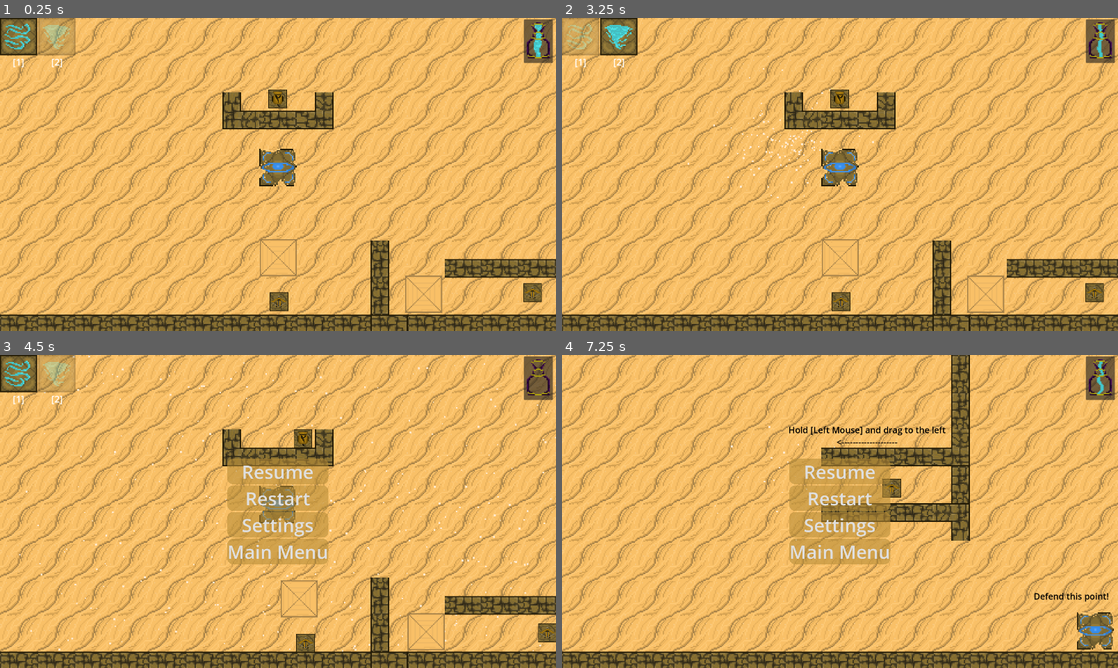
Above: before the commit, frames 1-4 (two rows, left to right).
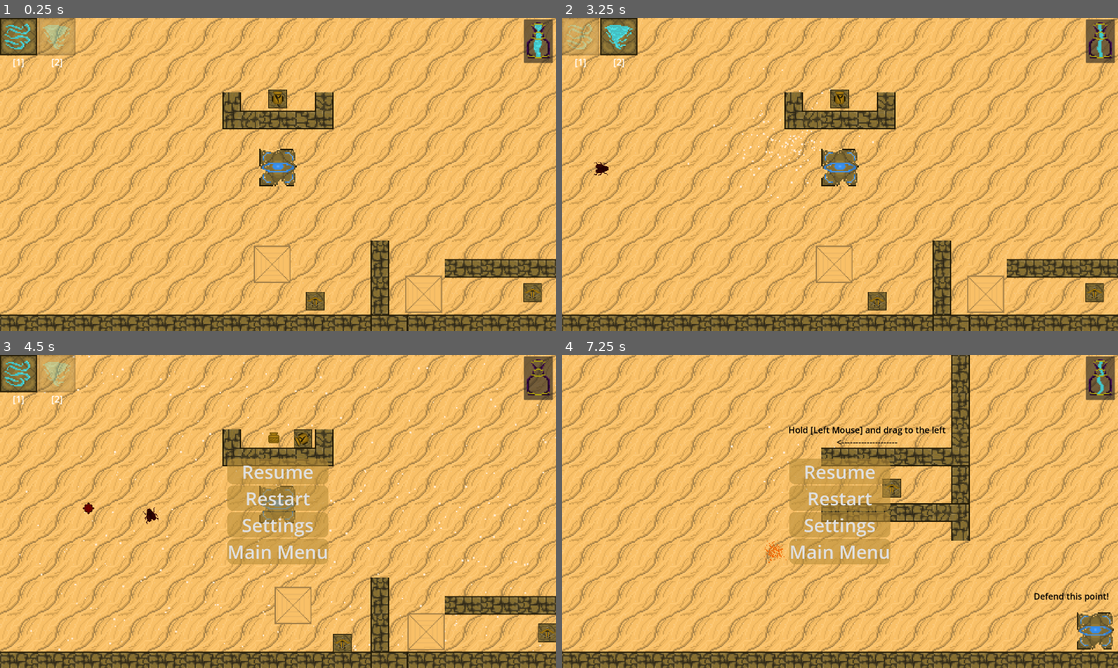
Above: after the commit, the same moments.

Repository: Kaczs/school-jam
Game: Godot game, scene res://Scenes/Levels/level4.tscn
Two runs of this game, one before a commit and one after it. Both use one fixed random seed, a clock stepped at 60 frames per second and the inputs below. This scene is started directly instead of the project's main scene. The engine's default icon, where the game draws it, is replaced by a stand-in: a white triangle on a blue panel in a dark square.
Inputs (mouse positions are in pixels of both pictures, inside the frame that each line leads up to):
- Up to frame 1 (0.25 s): no input
- Up to frame 2 (3.25 s): click (840, 99) at 0.52 s; move the mouse to (962, 158) at 1.27 s; tap 2 (global_wind) at 1.35, 3.05 s; click (962, 158) at 1.42 s; tap 1 (local_wind) at 1.55 s; drag from (728, 190) to (840, 99) at 2.02 s; move the mouse to (895, 105) at 2.77 s; press the mouse at (895, 105) at 2.78 s
- Up to frame 3 (4.5 s): release the mouse at (333, 442) at 3.5 s; drag from (250, 574) to (533, 630) at 3.52 s; move the mouse to (444, 558) at 4.27 s; press the mouse at (444, 558) at 4.28 s; hold Escape (UI_Back) from 4.28 s (still down); tap 1 (local_wind) at 4.35 s
- Up to frame 4 (7.25 s): release Escape (UI_Back) at 5 s; release the mouse at (1006, 558) at 5 s; click "Restart" at 5 s; drag from (673, 464) to (778, 486) at 5.77 s; move the mouse to (867, 511) at 6.52 s; hold Escape (UI_Back) from 6.53 s (still down); tap 2 (global_wind) at 6.6 s; click (867, 511) at 6.67 s; tap 1 (local_wind) at 6.8 s

The runs differ from the first frame. In frame 1, 0.7% of the frame differs, in the area x 45-59%, y 70-94%; in frame 2, 0.8%; in frame 3, 1.0%, in the area x 14-64%, y 24-95%; in frame 4, less than 0.1%.

Commit message:
artillery shells target readjustment via wind

Diff:
--- a/Scenes/Levels/level4.tscn
+++ b/Scenes/Levels/level4.tscn
@@ -43,8 +43,9 @@
 spawn_rate = 2.0
 metadata/_custom_type_script = "uid://bvjbq0juon6qg"
 
-[node name="level4" type="Node2D" unique_id=1781606394]
+[node name="level4" type="Node2D" unique_id=1781606394 node_paths=PackedStringArray("spawners")]
 script = ExtResource("1_lmqgw")
+spawners = [NodePath("EnemySpawner"), NodePath("EnemySpawner2")]
 
 [node name="GroundLayer" type="TileMapLayer" parent="." unique_id=230203217]
 z_index = -2
@@ -73,7 +74,7 @@
 position = Vector2(960, 272)
 
 [node name="MovableBox" parent="NavigationRegion2D" unique_id=1672531924 instance=ExtResource("7_c346c")]
-position = Vector2(962, 820)
+position = Vector2(941, 843)
 
 [node name="MovableBox2" parent="NavigationRegion2D" unique_id=452625989 instance=ExtResource("7_c346c")]
 position = Vector2(1464, 946)
@@ -82,7 +83,7 @@
 position = Vector2(1840, 941)
 
 [node name="BallistaTower2" parent="NavigationRegion2D" unique_id=837068973 instance=ExtResource("12_c346c")]
-position = Vector2(964, 972)
+position = Vector2(1089, 970)
 
 [node name="UI" parent="." unique_id=1189717003 instance=ExtResource("5_46s4o")]
 
--- /dev/null
+++ b/Scenes/artillery_marker.tscn
@@ -0,0 +1,17 @@
+[gd_scene format=3 uid="uid://bit7y8bhx05py"]
+
+[ext_resource type="Script" uid="uid://lohqncrs42ky" path="res://Scripts/artillery_marker.gd" id="1_7blbt"]
+[ext_resource type="Texture2D" uid="uid://drrtotvjdfyil" path="res://Assets/Sprites/RingAttackTower.png" id="1_urdo6"]
+
+[node name="ArtilleryMarker" type="Node2D" unique_id=1232935736]
+script = ExtResource("1_7blbt")
+
+[node name="Sprite2D" type="Sprite2D" parent="." unique_id=1761437921]
+modulate = Color(0.6170686, 0.010679106, 0, 1)
+scale = Vector2(0.5, 0.5)
+texture = ExtResource("1_urdo6")
+
+[node name="Timer" type="Timer" parent="." unique_id=981147812]
+wait_time = 3.0
+
+[connection signal="timeout" from="Timer" to="." method="_on_timer_timeout"]
--- a/Scenes/artillery_projectile.gd
+++ b/Scenes/artillery_projectile.gd
@@ -2,24 +2,34 @@
 extends RigidBody2D
 @export var speed:float = 50
 @export var damage = 50
+var cancel_speed := false
+@onready var marker_scene = preload("res://Scenes/artillery_marker.tscn")
 @onready var animated_sprite:AnimatedSprite2D = $AnimatedSprite2D
 @onready var timer:Timer = $Timer
 @onready var explosion_area:Area2D = $ExpolsionArea
 @onready var explosion_particles:GPUParticles2D = $ExplosionParticles
 var target_last_pos := Vector2()
 var target:RigidBody2D
+var marker:Node2D
 
 func _ready():
 	if animated_sprite != null:
 		animated_sprite.play()
 	timer.start()
+	marker = marker_scene.instantiate()
+	get_tree().get_root().add_child(marker)
+	marker.global_position = target_last_pos
+
+func hit_by_wind():
+	cancel_speed = true
 
 func _physics_process(_delta:float):
-	if target_last_pos != null:
-		var direction = global_position.direction_to(target_last_pos)
-		apply_central_force(direction * speed)
-	if global_position.distance_to(target_last_pos) <= 10:
-		explode()
+	if cancel_speed == false:
+		if target_last_pos != null:
+			var direction = global_position.direction_to(target_last_pos)
+			apply_central_force(direction * speed)
+		if global_position.distance_to(target_last_pos) <= 10:
+			explode()
 
 func assign_target(body:RigidBody2D):
 	target = body
@@ -43,6 +53,7 @@
 			health.take_damage(damage)
 	explosion_particles.reparent(get_tree().get_root())
 	explosion_particles.emitting = true
+	marker.queue_free()
 	queue_free()
 
 # If it takes too long to reach it's point
--- a/Scenes/artillery_projectile.tscn
+++ b/Scenes/artillery_projectile.tscn
@@ -3,6 +3,21 @@
 [ext_resource type="Script" uid="uid://tdk4so4entgr" path="res://Scenes/artillery_projectile.gd" id="1_yn4mh"]
 [ext_resource type="Texture2D" uid="uid://g3ntafeflw0k" path="res://Assets/Sprites/BombAttackProjectile-Sheet.png" id="2_yn4mh"]
 [ext_resource type="PackedScene" uid="uid://tyig0pvks8tv" path="res://Scenes/wind_component.tscn" id="3_yn4mh"]
+
+[sub_resource type="ParticleProcessMaterial" id="ParticleProcessMaterial_yn4mh"]
+lifetime_randomness = 0.5
+particle_flag_disable_z = true
+emission_shape = 1
+emission_sphere_radius = 30.0
+spread = 180.0
+initial_velocity_min = 100.0
+initial_velocity_max = 150.0
+gravity = Vector3(0, 0, 0)
+scale_min = 3.0
+scale_max = 3.0
+color = Color(0.95048946, 0.4016842, 0, 1)
+hue_variation_min = -2.2351742e-08
+hue_variation_max = -2.2351742e-08
 
 [sub_resource type="AtlasTexture" id="AtlasTexture_nxytx"]
 atlas = ExtResource("2_yn4mh")
@@ -46,26 +61,6 @@
 [sub_resource type="CircleShape2D" id="CircleShape2D_yn4mh"]
 radius = 130.0
 
-[sub_resource type="Gradient" id="Gradient_yn4mh"]
-offsets = PackedFloat32Array(0.010443864, 1)
-colors = PackedColorArray(1, 0.95686275, 0.10980392, 1, 1, 0.6745098, 0.10980392, 1)
-
-[sub_resource type="GradientTexture1D" id="GradientTexture1D_nxytx"]
-gradient = SubResource("Gradient_yn4mh")
-
-[sub_resource type="ParticleProcessMaterial" id="ParticleProcessMaterial_yn4mh"]
-lifetime_randomness = 0.5
-particle_flag_disable_z = true
-emission_shape = 1
-emission_sphere_radius = 30.0
-spread = 180.0
-initial_velocity_min = 100.0
-initial_velocity_max = 150.0
-gravity = Vector3(0, 0, 0)
-scale_min = 3.0
-scale_max = 3.0
-color_ramp = SubResource("GradientTexture1D_nxytx")
-
 [node name="ArtilleryProjectile" type="RigidBody2D" unique_id=2076197184]
 collision_layer = 0
 collision_mask = 2
@@ -76,6 +71,14 @@
 script = ExtResource("1_yn4mh")
 speed = 500.0
 damage = 75
+
+[node name="ExplosionParticles" type="GPUParticles2D" parent="." unique_id=1245381846]
+emitting = false
+amount = 150
+lifetime = 1.5
+one_shot = true
+explosiveness = 1.0
+process_material = SubResource("ParticleProcessMaterial_yn4mh")
 
 [node name="AnimatedSprite2D" type="AnimatedSprite2D" parent="." unique_id=74732510]
 position = Vector2(0, -6)
@@ -90,7 +93,7 @@
 shape = SubResource("CircleShape2D_d4467")
 
 [node name="Timer" type="Timer" parent="." unique_id=1435214433]
-wait_time = 2.5
+wait_time = 3.0
 one_shot = true
 
 [node name="ExpolsionArea" type="Area2D" parent="." unique_id=1043717183]
@@ -99,14 +102,6 @@
 shape = SubResource("CircleShape2D_yn4mh")
 debug_color = Color(0.9882353, 0, 0, 0.41960785)
 
-[node name="ExplosionParticles" type="GPUParticles2D" parent="." unique_id=1245381846]
-emitting = false
-amount = 150
-lifetime = 1.5
-one_shot = true
-explosiveness = 1.0
-process_material = SubResource("ParticleProcessMaterial_yn4mh")
-
 [connection signal="body_entered" from="." to="." method="_on_body_entered"]
 [connection signal="body_shape_entered" from="." to="." method="_on_body_shape_entered"]
 [connection signal="timeout" from="Timer" to="." method="_on_timer_timeout"]
--- /dev/null
+++ b/Scripts/artillery_marker.gd
@@ -0,0 +1,4 @@
+extends Node2D
+
+func _on_timer_timeout() -> void:
+	queue_free()
--- a/Scripts/wind_controller.gd
+++ b/Scripts/wind_controller.gd
@@ -21,7 +21,6 @@
 	regen_timer.start()
 
 func _process(_delta):
-	print(current_wind)
 	if Input.is_action_just_pressed("local_wind"):
 		local_wind_mode = true
 		EventBus.emit_signal("wind_mode", "local")
@@ -66,7 +65,9 @@
 	var targets = get_tree().get_nodes_in_group("affected by wind")
 	for target in targets:
 		target.parent_body.apply_force(direction * (wind_force * 0.8))
-		# Slow enemies temp. when hitting them with wind?
+		# One off case, artillery shots should stop flying to goal when hit w/ wind
+		if target.parent_body is ArtilleryProjectile:
+				target.parent_body.hit_by_wind()
 	create_global_wind_particles(direction)
 
 ## Use wind on bodies near the mouse, as opposed to the entire group
@@ -75,8 +76,10 @@
 	var targets = get_tree().get_nodes_in_group("affected by wind")
 	for target in targets:
 		if target.global_position.distance_to(starting_point) <= local_size:
-			#print("Target distance: ", target.global_position.distance_to(get_viewport().get_mouse_position()))
 			target.parent_body.apply_force(direction * wind_force)
+			# One off case, artillery shots should stop flying to goal when hit w/ wind
+			if target.parent_body is ArtilleryProjectile:
+				target.parent_body.hit_by_wind()
 	# We wanna create particles even if the player isnt pushing anything
 	create_local_wind_particles(direction)
 
Not shown, added: Scripts/artillery_marker.gd.uid
